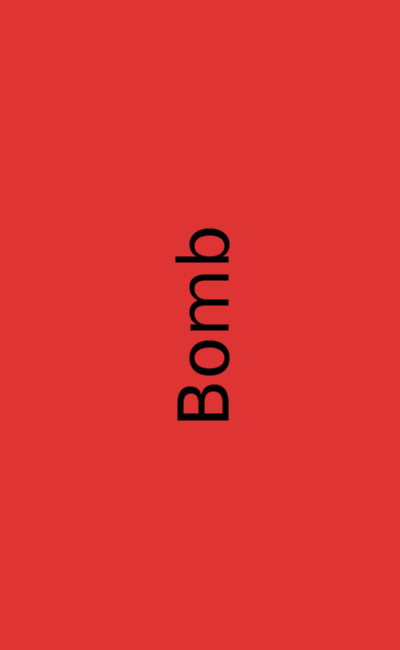
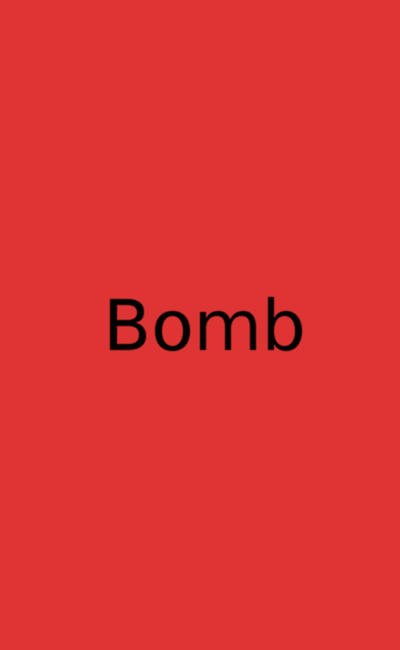
Revision of a layered 400px x 650px image; what changed, layer by layer:
painted on "Bomb" over [109, 228, 303, 421]
